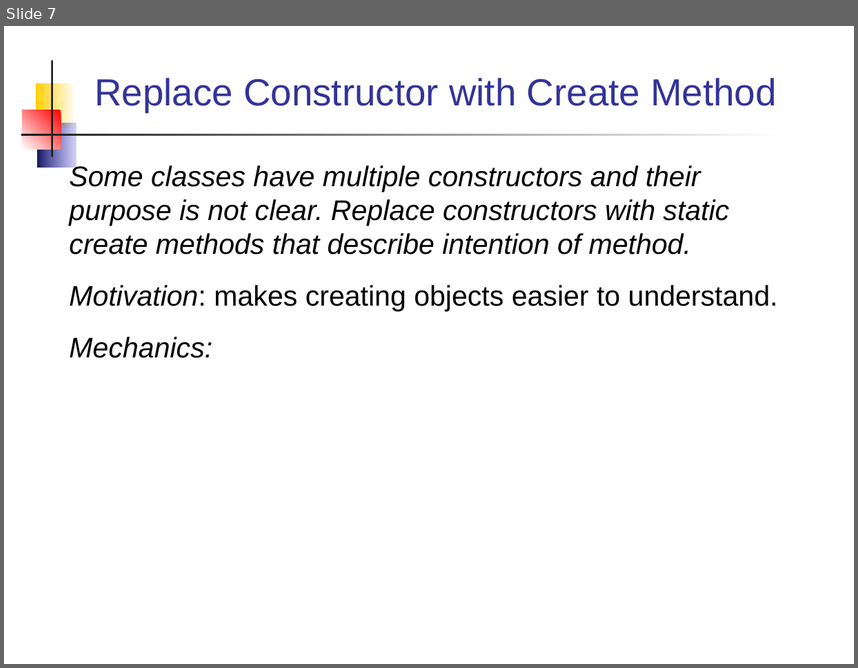
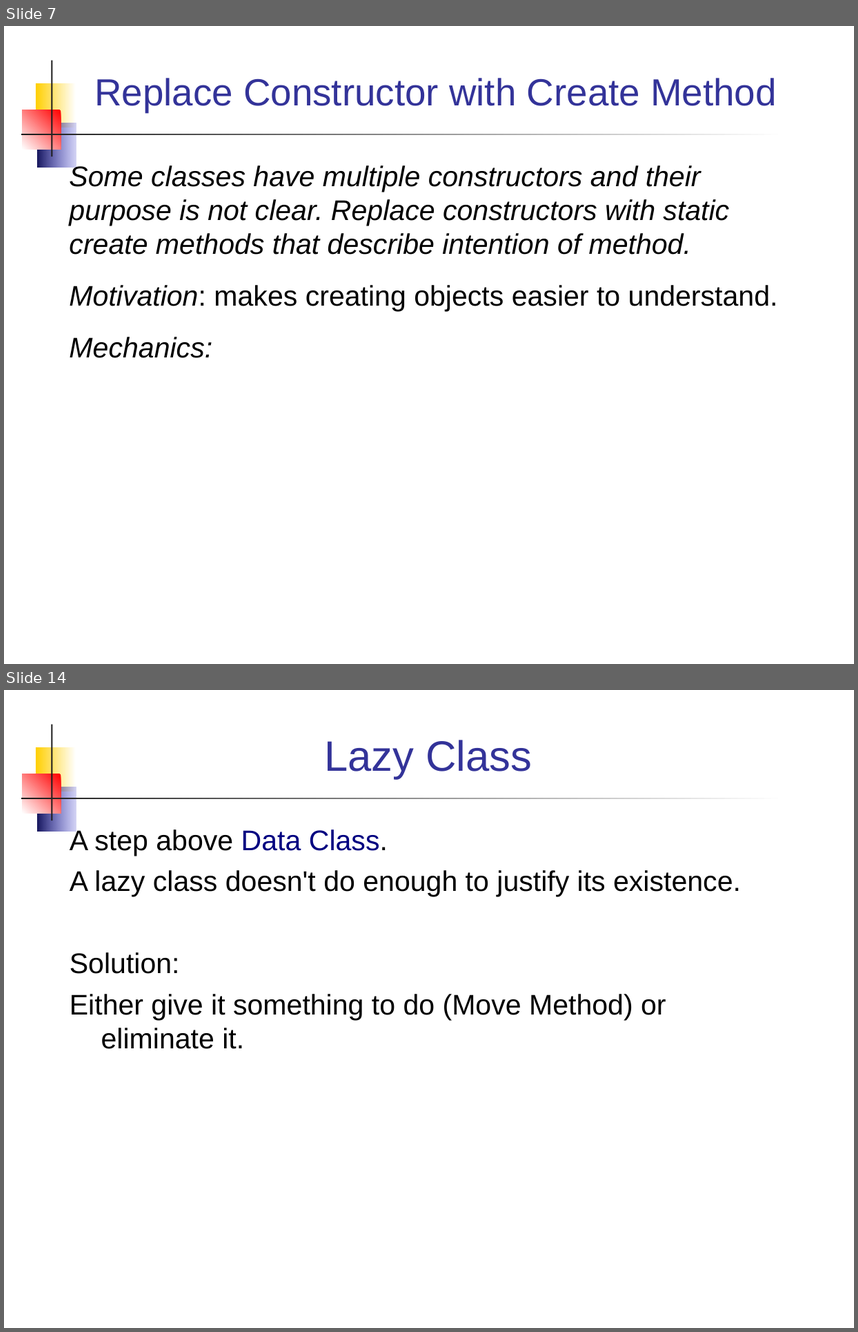
Before and after one commit to jbrucker/SoftwareProcess, a slide deck: week12/Refactoring Patterns.ppt. Shown one above the other, each under a label of ours: slide 7 before the commit, slides 7 and 14 after it; the slides between them are not shown. The pictures are 858x668 and 858x1332 pixels, drawn with LibreOffice and Linux fonts; fonts in the diff are those of the drawing. Boxes give left, top, right and bottom in pixels: in the first picture for what was removed or moved away, otherwise in the second. Text is boxed around its words. In the diff, an @@ line names an element or a change of style, - is before the commit and + after.

```diff
--- a/week12/Refactoring Patterns.ppt
+++ b/week12/Refactoring Patterns.ppt
@@ slide 14 added at (4, 690, 854, 1328), background #FFFFFF; not listed: 5 template elements that a slide beside it also shows @@
@@ title added at (324, 740, 532, 778), 36 pt, text #333399 @@
+Lazy Class
@@ text added at (70, 827, 741, 1049), 24 pt, text #000000 @@
+A step above Data Class.
+A lazy class doesn't do enough to justify its existence.
+Solution:
+Either give it something to do (Move Method) or eliminate it.
```
Also in this commit, not shown: 2 slides changed, 8 other slides added, 26 other files.
